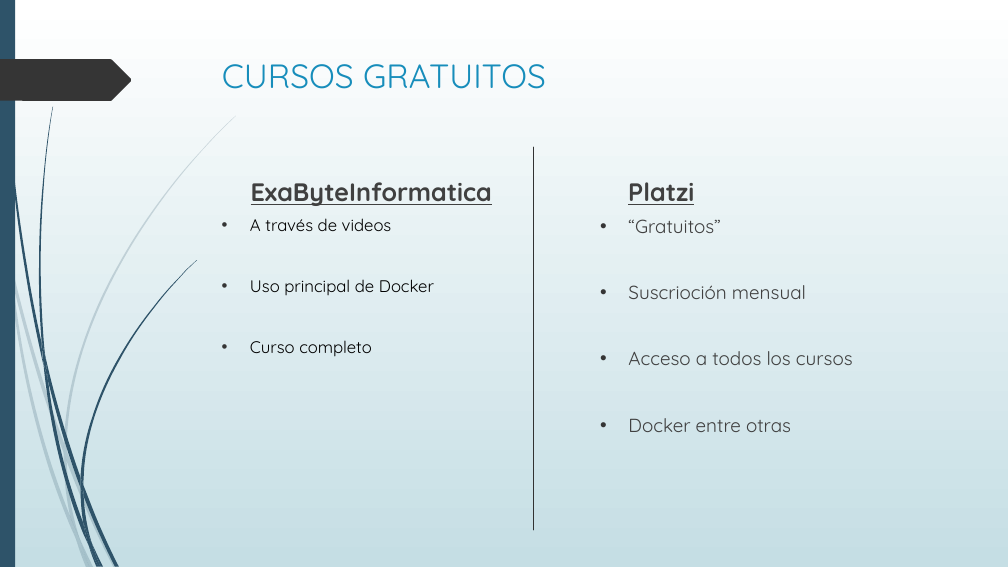
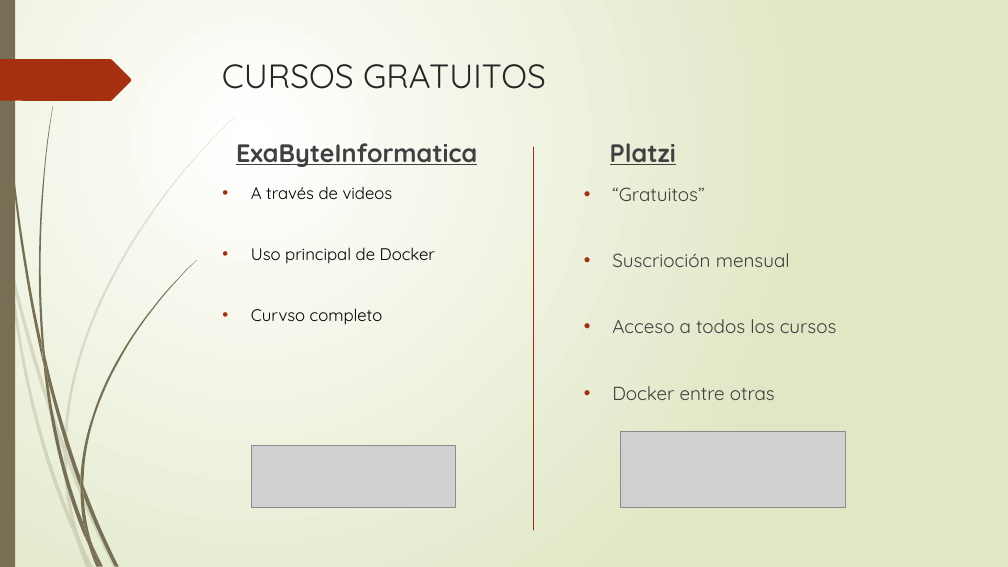
Before and after one commit to DiegoUAH/TG1, a slide deck: slide 11 of TG1-Presentacion.pptx. Drawn at 1008x567 pixels with LibreOffice and Linux fonts; fonts in the diff are those of the drawing; grey boxes stand for pictures. Boxes give left, top, right and bottom in pixels: in the first picture for what was removed or moved away, otherwise in the second. Text is boxed around its words. In the diff, an @@ line names an element or a change of style, - is before the commit and + after.

```diff
--- a/TG1-Presentacion.pptx
+++ b/TG1-Presentacion.pptx
@@ background gradient #FFFFFF to #C5DEE5 to gradient #FFFFFF to #DFE8C4 @@
@@ freeform shape at (2, 0, 43, 364): fill #2E5369 to #766F54; outline redrawn @@
@@ freeform shape at (0, 59, 132, 101): fill #353535 to #A53010 @@
@@ title "CURSOS GRATUITOS" at (222, 64, 546, 89): text colour #178DBB to #262626 @@
@@ fill #2E5369 to #766F54 in 12 elements at (45, 357, 80, 488), (83, 485, 119, 566), (43, 361, 88, 546), (92, 544, 104, 567), (42, 340, 48, 382), (80, 260, 197, 485), (88, 546, 98, 567), (80, 488, 91, 544), (80, 477, 83, 496), (83, 523, 101, 566), (0, 0, 15, 567), (39, 107, 53, 357) @@
@@ text "ExaByteInformatica": place and size @@
-text "ExaByteInformatica" at (251, 182, 492, 206)
+text "ExaByteInformatica" at (236, 143, 477, 167)
@@ line (533, 147) - (533, 530): stroke #333333 0.75 pt to #9E2E0F 0.75 pt @@
@@ text "Platzi": place and size @@
-text "Platzi" at (628, 182, 694, 205)
+text "Platzi" at (610, 143, 676, 165)
@@ text "A través de videos": place and size @@
-text "A través de videos" at (250, 218, 434, 357)
+text "A través de videos" at (251, 186, 435, 325)
@@ text "“Gratuitos”": place and size @@
-text "“Gratuitos”" at (628, 219, 853, 432)
+text "“Gratuitos”" at (612, 187, 837, 400)
@@ text "“Gratuitos”" at (612, 187, 837, 400): bullet colour #353535 to #A53010 @@
@@ text at (251, 186, 435, 264): bullet colour #353535 to #A53010 @@
@@ text at (251, 308, 383, 325): text changed @@
-• Curso completo
+• Curvso completo
@@ picture added at (251, 445, 455, 508) @@
@@ picture added at (620, 431, 845, 507) @@
@@ fill #2E5369 at 20% opacity to #766F54 at 20% opacity in 10 elements at (0, 213, 8, 265), (11, 261, 64, 453), (67, 451, 117, 567), (79, 538, 94, 567), (8, 265, 76, 540), (64, 453, 79, 538), (64, 116, 236, 451), (76, 540, 90, 567), (64, 443, 67, 461), (70, 516, 90, 567) @@
```
Also in this commit, not shown: 17 other slides changed, 4 slides added, 1 slide removed.
